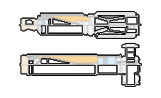
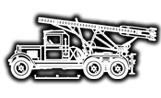
The second (161, 98) image is a revision of the first. Changes to its layers:
added layer "Слой 1 копия" above "Слой 2" over left=8, top=17, right=157, bottom=79
hid "Слой 2" over left=19, top=11, right=142, bottom=87
